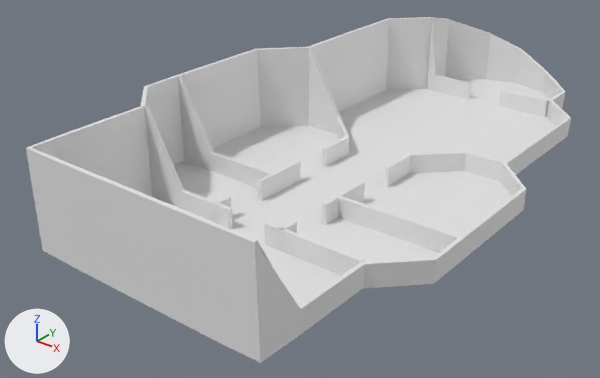
What one commit did to the FBX model Assets/Art/3D/Spaceship.fbx.
Both versions are drawn from a camera (50 mm lens) standing at (10.76, -18.61, 8.8) and looking at (-1.13, -3.75, -0.41). Every picture has the same lights, and +X, +Y and +Z are marked at lower left. Where no turn or scale is listed for an object, it has been applied to the vertices. Vertices at the same position are counted once.

Objects in the first picture: 'Spaceship-Room1', 'Spaceship-Room2', 'Spaceship-Room3', 'Spaceship-Room4', 'Spaceship-Room5', 'Spaceship-Room6', 'Spaceship-Room7'.
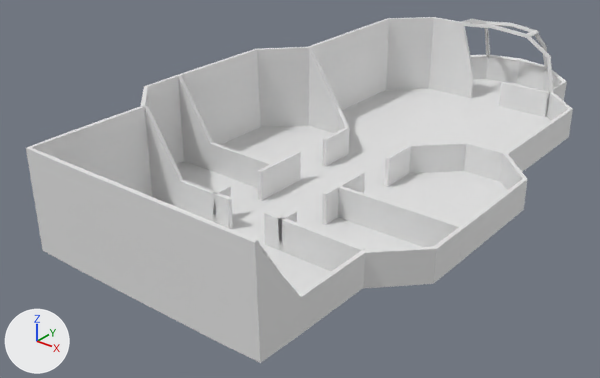
The change, as a list of edits to the scene's bpy script:
```text
Change me_spaceship_room7_001:
    used by ob_spaceship_room7; location = (0.0, 0.0, 0.0)
    remove me_spaceship_room7_001.from_pydata(...)  # 45 vertices, 41 faces; spans x 0.9..4.1, y -5.03..-0.9, z -0.1..0.5
    add me_spaceship_room7_001.from_pydata(...)  # 44 vertices, 41 faces; spans x 0.9..4.1, y -5.03..-0.9, z -0.1..0.75
    me_spaceship_room7_001 part 7
    2 vertices are removed from x 3.0, y -1.0, z 0.5
    6 faces are deleted
    16 vertices in x 0.9..4.1, y -5.03..-0.9, z 0.5 move by (0.0, 0.0, 0.25)
    1 vertex is added at (3.0, -1.0, 0.75)
    6 new faces join them
Change me_spaceship_room6_001:
    where me_spaceship_room6_001.from_pydata(...)  # 52 vertices, 44 faces; spans x 0.9..4.1, y -7.07..-4.9, z -0.1..0.5
    used by ob_spaceship_room6; location = (0.0, 0.0, 0.0)
    before: 17 (0.9, -6.51, 0.5) at pixel (293, 220), 18 (0.9, -7.0, 0.5) at pixel (278, 229), 43 (1.0, -6.51, 0.5) at pixel (296, 221), 44 (1.0, -7.0, 0.5) at pixel (282, 230)
    me_spaceship_room6_001 part 1: all 6 vertices in x 0.9..1.0, y -5.49..-4.93, z 0.5 are moved by (0.0, 0.0, 0.25)
    me_spaceship_room6_001 part 2: all 2 vertices in x 3.0, y -5.0..-4.9, z 0.5 are moved by (0.0, 0.0, 0.25)
    me_spaceship_room6_001 part 3: all 2 vertices in x 4.0..4.09, y -6.04..-6.0, z 0.5 are moved by (0.0, 0.0, 0.25)
    me_spaceship_room6_001 part 4
    add for i in [17, 18, 43, 44]: me_spaceship_room6_001.vertices[i].co += Vector((0.0, 0.0, 0.25))
Change me_spaceship_room3_001:
    where me_spaceship_room3_001.from_pydata(...)  # 70 vertices, 66 faces; spans x -3.1..3.1, y -10.1..-6.9, z -0.1..2.3
    used by ob_spaceship_room3; location = (0.0, 0.0, 0.0)
    me_spaceship_room3_001 part 5: all 14 vertices in x -2.0..3.1, y -9.0..-6.9, z 0.5 are moved by (0.0, 0.0, 0.25)
Change me_spaceship_room1_001:
    used by ob_spaceship_room1; location = (0.0, 0.0, 0.0)
    remove me_spaceship_room1_001.from_pydata(...)  # 64 vertices, 64 faces; spans x -3.1..3.1, y -7.0..4.07, z -0.1..2.3
    add me_spaceship_room1_001.from_pydata(...)  # 76 vertices, 76 faces; spans x -3.1..3.1, y -7.0..4.1, z -0.11..2.3
    me_spaceship_room1_001 part 8: 1 vertex moved from x -3.09, y 3.04, z 2.3 to x -3.1, y 3.04, z 2.3; 4 vertices removed from x -3.07..-2.04, y -1.0..4.07, z -0.08..2.3; 16 vertices added at x -3.1..-0.51, y -1.0..4.1, z -0.1..2.3
    me_spaceship_room1_001 part 9: 9 vertices moved from x 2.0..3.1, y -1.0..4.07, z -0.08..0.5 to x 2.0..3.1, y -1.0..4.07, z -0.11..0.75
Change me_spaceship_room2_001:
    used by ob_spaceship_room2; location = (0.0, 0.0, 0.0)
    remove me_spaceship_room2_001.from_pydata(...)  # 69 vertices, 66 faces; spans x -2.1..2.1, y 3.9..6.33, z -0.1..2.3
    add me_spaceship_room2_001.from_pydata(...)  # 130 vertices, 136 faces; spans x -2.1..2.1, y 3.9..6.33, z -0.1..2.4
    me_spaceship_room2_001 part 6
    37 vertices are removed from x -2.1..2.1, y 3.9..6.21, z -0.1..2.3
    59 faces are deleted
    6 vertices in x 0.51..2.0, y 3.9..5.0, z 0.5 move by (0.0, 0.0, 0.25)
    3 vertices move from x -0.01..2.09, y 5.04..6.33, z 0.5..1.14 to x 0.0..2.09, y 5.04..6.33, z 0.75..0.77
    93 vertices are added at x -2.1..2.1, y 4.0..6.29, z 0.76..2.4
    5 new vertices lie (0.0, 0.0, 0.75) away from vertices in x -2.0..2.0, y 4.0..6.0, z 0.0
    129 new faces join them
```

Changed parts and their boxes (x1, y1, x2, y2) in the pictures (600 x 378 px; the box of a moved part takes in the faces that stretch with it):
'Spaceship-Room1', reshaped: before (232, 17, 571, 244); after (232, 17, 573, 244)
'Spaceship-Room7', reshaped (8% taller): before (335, 151, 526, 263); after (336, 142, 528, 263)
'Spaceship-Room6', reshaped (11% taller): before (278, 196, 462, 289); after (278, 186, 463, 289)
'Spaceship-Room2', reshaped: before (427, 18, 566, 117); after (461, 19, 567, 117)
part 1 of me_spaceship_room6_001, moved or reshaped: before (322, 197, 338, 225); after (322, 186, 339, 225)
part 2 of me_spaceship_room6_001, moved or reshaped: before (338, 196, 460, 253); after (338, 186, 461, 247)
part 3 of me_spaceship_room6_001, moved or reshaped: before (362, 238, 462, 289); after (362, 228, 463, 289)
part 4 of me_spaceship_room6_001, moved or reshaped: before (278, 221, 297, 251); after (278, 210, 297, 251)
part 5 of me_spaceship_room3_001, moved or reshaped: (145, 106, 365, 362) in both
part 8 of me_spaceship_room1_001, built on: before (308, 17, 433, 48); after (308, 17, 474, 98)
part 9 of me_spaceship_room1_001, moved or reshaped: before (503, 100, 571, 175); after (503, 92, 573, 172)
